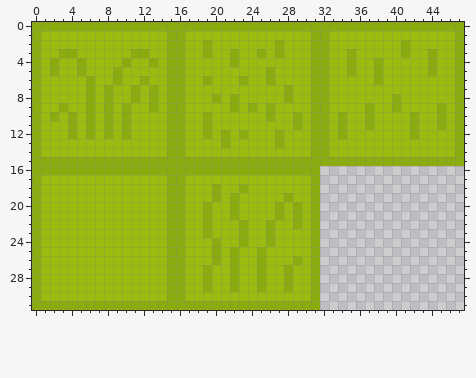
Pixel-art file -- Aseprite/Ground.aseprite. Above is the file before it was changed.
48x32 pixels, 1 frame.
Now the later version:
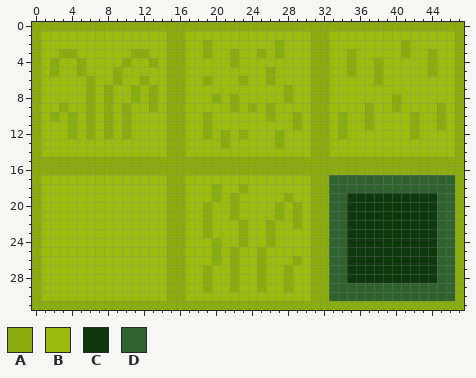
Palette (. is transparent): A #8bac0f  B #9bbc0f  C #0f380f  D #306230
The exact change:
@@ x 30..47 @@
 15 AAAAAAAAAAAAAAAAAA
-16 AA................
-17 BA................
-18 BA................
-19 BA................
-20 BA................
-21 BA................
-22 BA................
-23 BA................
-24 BA................
-25 BA................
-26 BA................
-27 BA................
-28 BA................
-29 BA................
-30 BA................
-31 AA................
+16 AAAAAAAAAAAAAAAAAA
+17 BAADDDDDDDDDDDDDDA
+18 BAADDDDDDDDDDDDDDA
+19 BAADDCCCCCCCCCCDDA
+20 BAADDCCCCCCCCCCDDA
+21 BAADDCCCCCCCCCCDDA
+22 BAADDCCCCCCCCCCDDA
+23 BAADDCCCCCCCCCCDDA
+24 BAADDCCCCCCCCCCDDA
+25 BAADDCCCCCCCCCCDDA
+26 BAADDCCCCCCCCCCDDA
+27 BAADDCCCCCCCCCCDDA
+28 BAADDCCCCCCCCCCDDA
+29 BAADDDDDDDDDDDDDDA
+30 BAADDDDDDDDDDDDDDA
+31 AAAAAAAAAAAAAAAAAA
